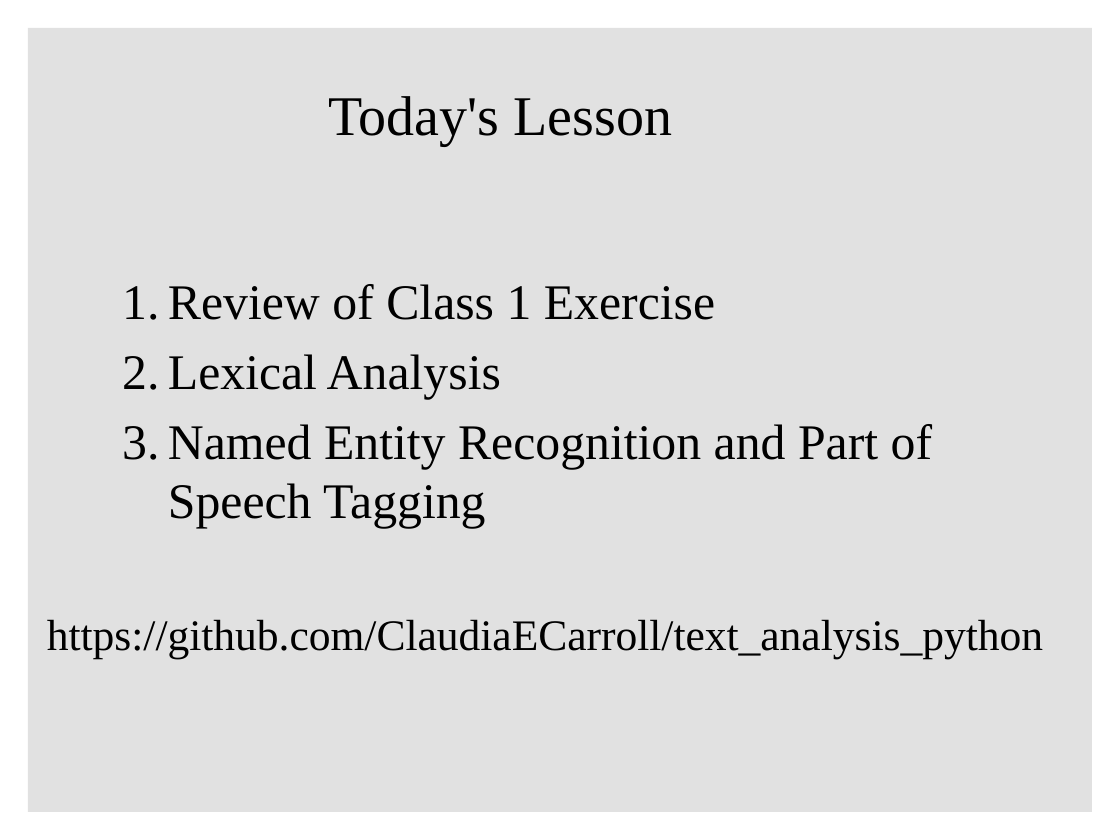
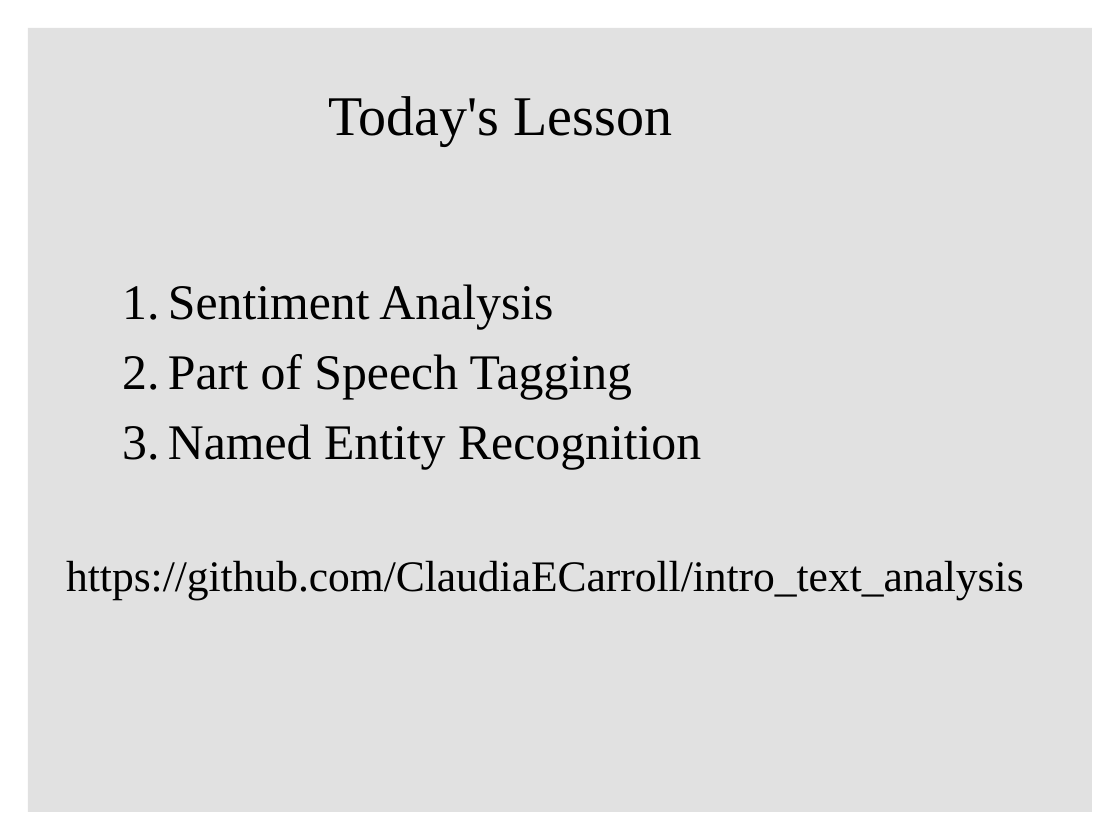
Before and after one commit to ClaudiaECarroll/intro_text_analysis, a slide deck: slide 2 of 2_bag_of_words/text_analysis_2.pptx. Drawn at 1120x840 pixels with LibreOffice and Linux fonts; fonts in the diff are those of the drawing; background and template pictures are left out. Boxes give left, top, right and bottom in pixels: in the first picture for what was removed or moved away, otherwise in the second. Text is boxed around its words. In the diff, an @@ line names an element or a change of style, - is before the commit and + after.

Commit message:
updating with new practice exercises

```diff
--- a/2_bag_of_words/text_analysis_2.pptx
+++ b/2_bag_of_words/text_analysis_2.pptx
@@ text at bbox=[66, 284, 1024, 599]: text changed @@
-1. Review of Class 1 Exercise
-2. Lexical Analysis
-3. Named Entity Recognition and Part of Speech Tagging
-https://github.com/ClaudiaECarroll/text_analysis_python
+1. Sentiment Analysis
+2. Part of Speech Tagging
+3. Named Entity Recognition
+https://github.com/ClaudiaECarroll/intro_text_analysis
```
Also in this commit, not shown: 1 other slide changed, 2 slides added, 8 slides removed, 6 other files.
